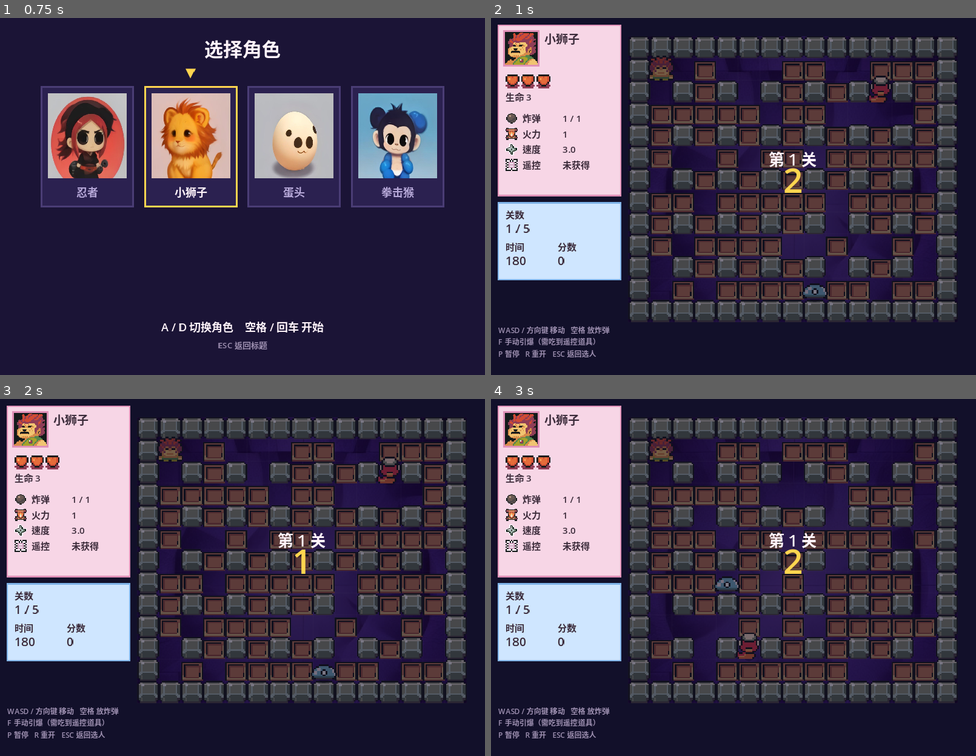
Above: before the commit, frames 1-4 (two rows, left to right).
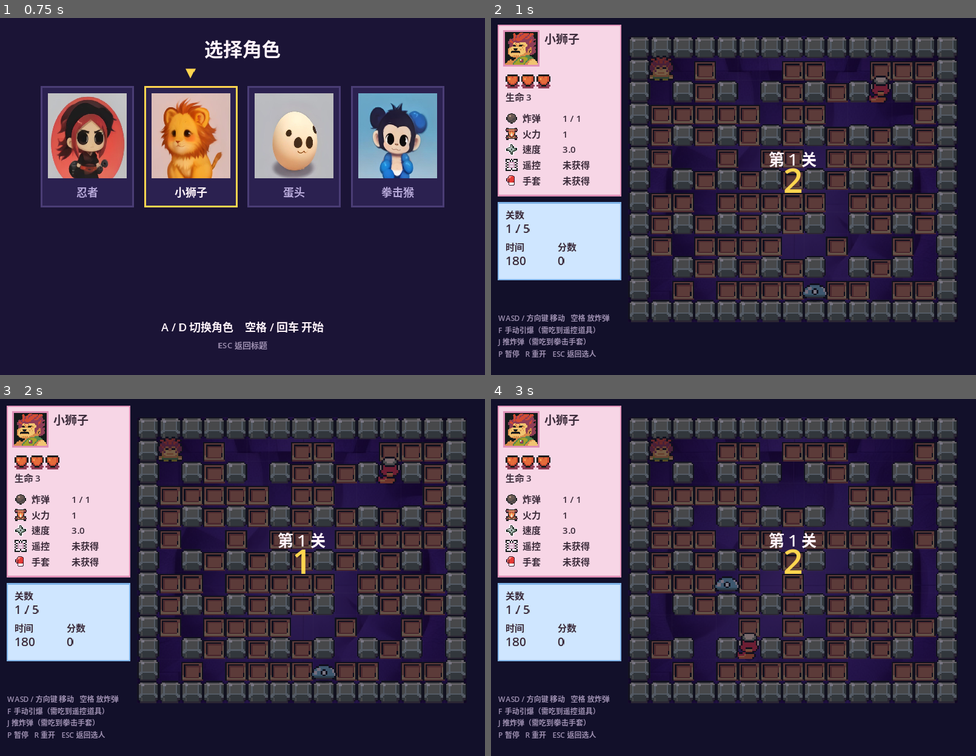
Above: after the commit, the same moments.

Repository: zhaijiadehuiye/zhadanren
Game: Godot game, scene res://scenes/main.tscn
Two runs of this game, one before a commit and one after it. Both use one fixed random seed, a clock stepped at 60 frames per second and the inputs below.
Inputs:
- Up to frame 1 (0.75 s): tap Enter at 0.5 s; hold D from 0.53 s (still down); tap J at 0.6 s
- Up to frame 2 (1 s): keep holding D; tap Space at 0.77 s
- Up to frame 3 (2 s): tap Space at 1.25, 1.52 s; release D at 1.28 s; hold S from 1.28 s (still down); tap J at 1.35 s
- Up to frame 4 (3 s): tap Enter at 2, 2.1 s; release S at 2.03 s; hold D 2.03-2.78 s; tap J at 2.3 s; tap Space at 2.75 s; hold W from 2.78 s (still down); tap R at 2.85 s

Frame 1 is identical in both runs. In frame 2, 1.0% of the frame differs, in the area x 1-25%, y 44-92%; in frame 3, 1.0%; in frame 4, 1.0%.

Commit message:
feat: 接入拳击手套图标、出拳音效与推炸弹手感表现
- 手套道具图标（原创 16×16 点阵）接入 POWERUP_TEX / POWERUP_TINTS
- 新增原创音效 punch.wav，绑定 EVENT_PUNCH
- J 键触发推炸弹，命中时冻结 0.04s 并在身前画一圈扩散淡出的冲击环
- HUD 增加「手套」状态行，操作提示增加 J 推炸弹

Diff:
--- a/scripts/main.gd
+++ b/scripts/main.gd
@@ -55,6 +55,7 @@
 	Tiles.PowerUp.SPEED: "res://assets/sprites/items/powerup_speed.png",
 	Tiles.PowerUp.SHIELD: "res://assets/sprites/items/powerup_bomb.png",
 	Tiles.PowerUp.REMOTE: "res://assets/sprites/items/powerup_remote.png",
+	Tiles.PowerUp.GLOVE: "res://assets/sprites/items/powerup_glove.png",
 }
 const POWERUP_TINTS := {
 	Tiles.PowerUp.EXTRA_BOMB: Color("4fc3f7"),
@@ -62,6 +63,7 @@
 	Tiles.PowerUp.SPEED: Color("66bb6a"),
 	Tiles.PowerUp.SHIELD: Color("ba68c8"),
 	Tiles.PowerUp.REMOTE: Color("ffd54f"),
+	Tiles.PowerUp.GLOVE: Color("ef5350"),
 }
 
 ## 瓦片集 dungeon.png（12 列 × 4 行，16×16）里挑出来的三个格子。
@@ -80,6 +82,7 @@
 	GameSession.EVENT_LEVEL_CLEAR: "res://assets/audio/level_clear.wav",
 	GameSession.EVENT_GAME_OVER: "res://assets/audio/game_over.wav",
 	GameSession.EVENT_TIME_UP: "res://assets/audio/alert.wav",
+	GameSession.EVENT_PUNCH: "res://assets/audio/punch.wav",
 }
 const SFX_VOICES := 8
 
@@ -99,6 +102,9 @@
 const BOMB_SLIDE_SPEED := 9.0
 ## 停下来多久才把行走动画收回站立帧，避免走格间隙里动画反复归零。
 const WALK_IDLE_RESET := 0.09
+## 出拳特效时长与打击停顿，让推炸弹也有一下「打中了」的手感。
+const PUNCH_FLASH_TIME := 0.18
+const HITSTOP_PUNCH := 0.04
 
 ## 时间紧迫时 BGM 升调加速，复刻老式炸弹人的「hurry up」压迫感。
 const HURRY_TIME := 30.0
@@ -170,6 +176,9 @@
 var _ready_last := -1
 ## 上一次绘制过的关卡号，用来在换关瞬间把视觉坐标拉回新地图，避免横穿地图的滑动。
 var _level_seen := -1
+## 出拳特效：剩余时间与出拳方向，用来在角色身前画一下冲击。
+var _punch_flash := 0.0
+var _punch_dir := Vector2i(0, 1)
 
 ## 手感相关的瞬时状态。
 var _shake_time := 0.0
@@ -307,6 +316,7 @@
 	_level_seen = session.level_index
 	_bomb_pos.clear()
 	_bomb_pop.clear()
+	_punch_flash = 0.0
 
 
 ## 让视觉坐标立刻对齐逻辑坐标（重开、换关、复活时用，避免出现横穿地图的滑动）。
@@ -380,6 +390,11 @@
 				_move_cooldown = 0.05
 		KEY_F:
 			session.detonate_remote()
+		KEY_J:
+			if session.punch_bomb():
+				_punch_dir = session.player.facing
+				_punch_flash = PUNCH_FLASH_TIME
+				_hitstop = maxf(_hitstop, HITSTOP_PUNCH)
 		KEY_ENTER:
 			if not session.is_playing() and session.phase == GameSession.Phase.GAME_OVER:
 				_new_session()
@@ -568,6 +583,7 @@
 ## 视觉坐标以固定速度追赶逻辑坐标。追赶速度取「走一格时间的 1.15 倍」，
 ## 让精灵在一格冷却结束前刚好到位，连起来是连续滑动而不是走一步停一下。
 func _update_visual_positions(delta: float) -> void:
+	_punch_flash = maxf(_punch_flash - delta, 0.0)
 	# 换关瞬间：敌人数量可能和新关卡一样，光靠长度判断会漏掉，所以直接比关卡号。
 	if session.level_index != _level_seen:
 		_level_seen = session.level_index
@@ -660,6 +676,7 @@
 	_draw_player()
 	# 炸弹画在角色之后：站在自己刚放的炸弹上时也必须看得见它，否则容易误踩送命。
 	_draw_bombs()
+	_draw_punch_flash()
 	_draw_popups()
 	draw_set_transform(Vector2.ZERO)
 	_draw_ready_overlay()
@@ -824,6 +841,20 @@
 		))
 
 
+## 出拳特效：在角色身前画一圈快速扩散并淡出的冲击环，让「推炸弹」这一下看得见。
+func _draw_punch_flash() -> void:
+	if _punch_flash <= 0.0:
+		return
+	var progress := 1.0 - _punch_flash / PUNCH_FLASH_TIME
+	var center := _center_of(_player_pos + Vector2(_punch_dir) * (0.45 + 0.55 * progress))
+	var alpha := 1.0 - progress
+	draw_circle(center, CELL * (0.20 + 0.34 * progress), Color(1.0, 0.95, 0.7, 0.45 * alpha))
+	draw_arc(
+		center, CELL * (0.28 + 0.44 * progress), 0.0, TAU, 28,
+		Color(1.0, 0.85, 0.4, alpha), 5.0
+	)
+
+
 func _draw_blasts() -> void:
 	if session.blast_cells.is_empty():
 		return
@@ -957,6 +988,7 @@
 		[Tiles.PowerUp.FIRE, "火力", "%d" % player.power],
 		[Tiles.PowerUp.SPEED, "速度", "%.1f" % player.speed],
 		[Tiles.PowerUp.REMOTE, "遥控", "已获得" if player.remote_capable else "未获得"],
+		[Tiles.PowerUp.GLOVE, "手套", "已获得" if player.glove else "未获得"],
 	]
 	var row_y := y + 82.0
 	for row in rows:
@@ -983,10 +1015,11 @@
 
 
 func _draw_hud_hints() -> void:
-	var y := get_viewport_rect().size.y - 92.0
+	var y := get_viewport_rect().size.y - 118.0
 	var lines := [
 		"WASD / 方向键 移动   空格 放炸弹",
 		"F 手动引爆（需吃到遥控道具）",
+		"J 推炸弹（需吃到拳击手套）",
 		"P 暂停   R 重开   ESC 返回选人",
 	]
 	for line in lines:
Not shown, added: assets/audio/punch.wav.import
Binary file added: assets/sprites/items/powerup_glove.png
Not shown, added: assets/sprites/items/powerup_glove.png.import
Not shown, added: assets/audio/punch.wav
